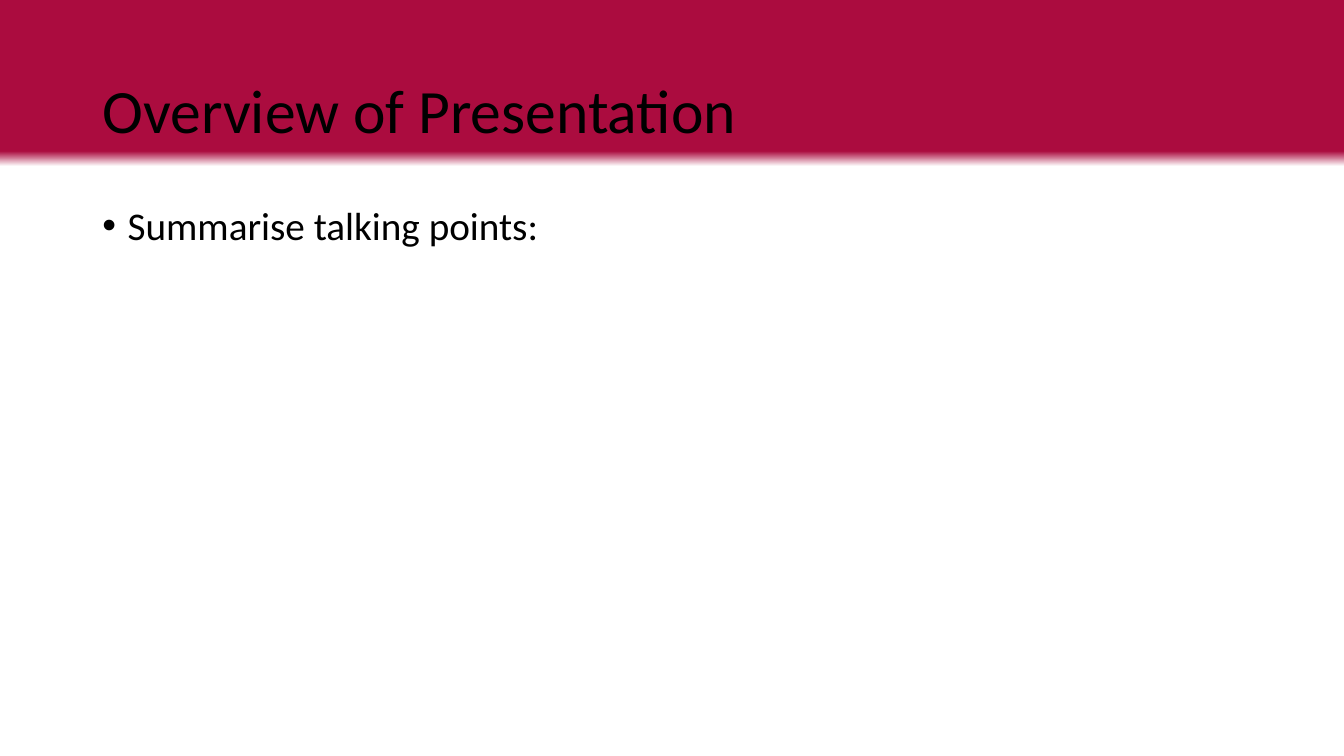
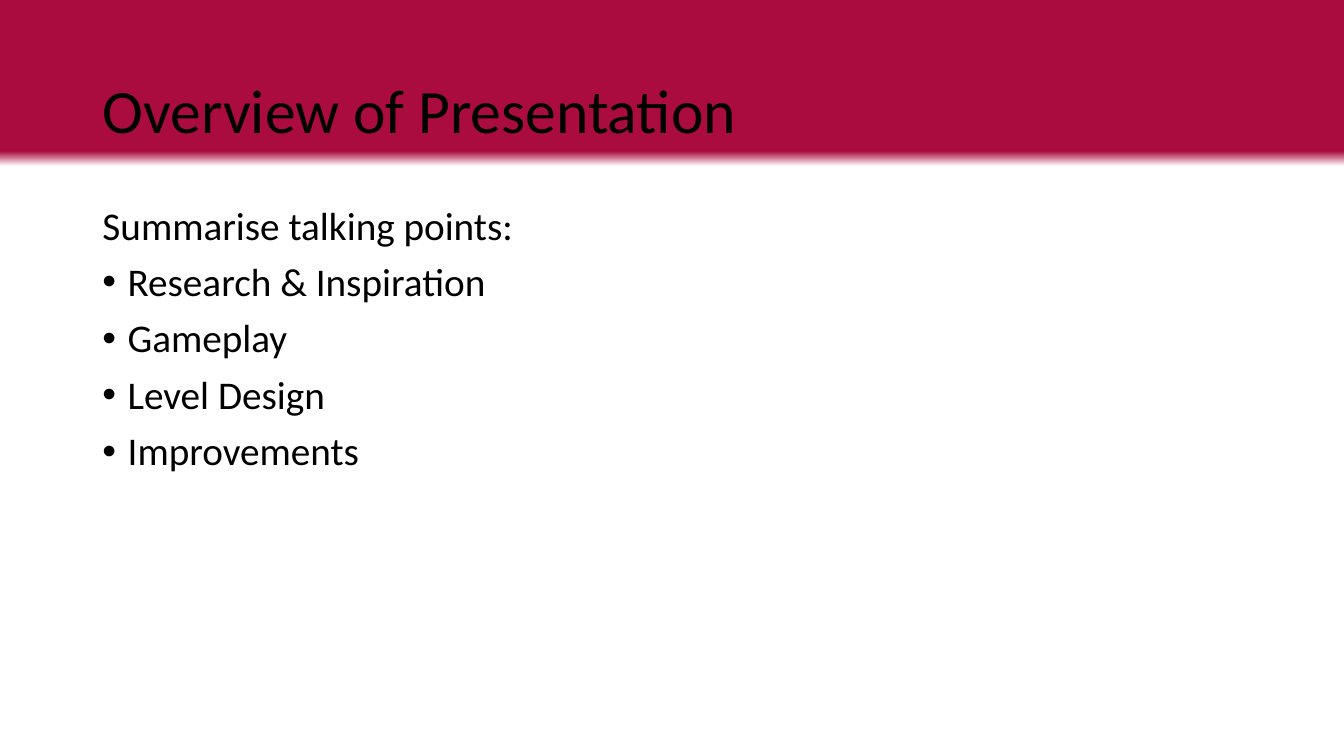
Before and after one commit to LuxRegem/Project_Clash-of-Cosplayers, a slide deck: slide 3 of Shared Documentation/Luke's Documents/Clash of Cos Team Pitch.pptx. Drawn at 1344x756 pixels with LibreOffice and Linux fonts; fonts in the diff are those of the drawing. Boxes give left, top, right and bottom in pixels: in the first picture for what was removed or moved away, otherwise in the second. Text is boxed around its words. In the diff, an @@ line names an element or a change of style, - is before the commit and + after.

```diff
--- a/Shared Documentation/Luke's Documents/Clash of Cos Team Pitch.pptx
+++ b/Shared Documentation/Luke's Documents/Clash of Cos Team Pitch.pptx
@@ text at <box>102,212,513,247</box>: bullet • to none @@
@@ text at <box>128,268,486,472</box>: paragraphs added @@
+• Research & Inspiration
+• Gameplay
+• Level Design
+• Improvements
```
Also in this commit, not shown: 1 other file.
